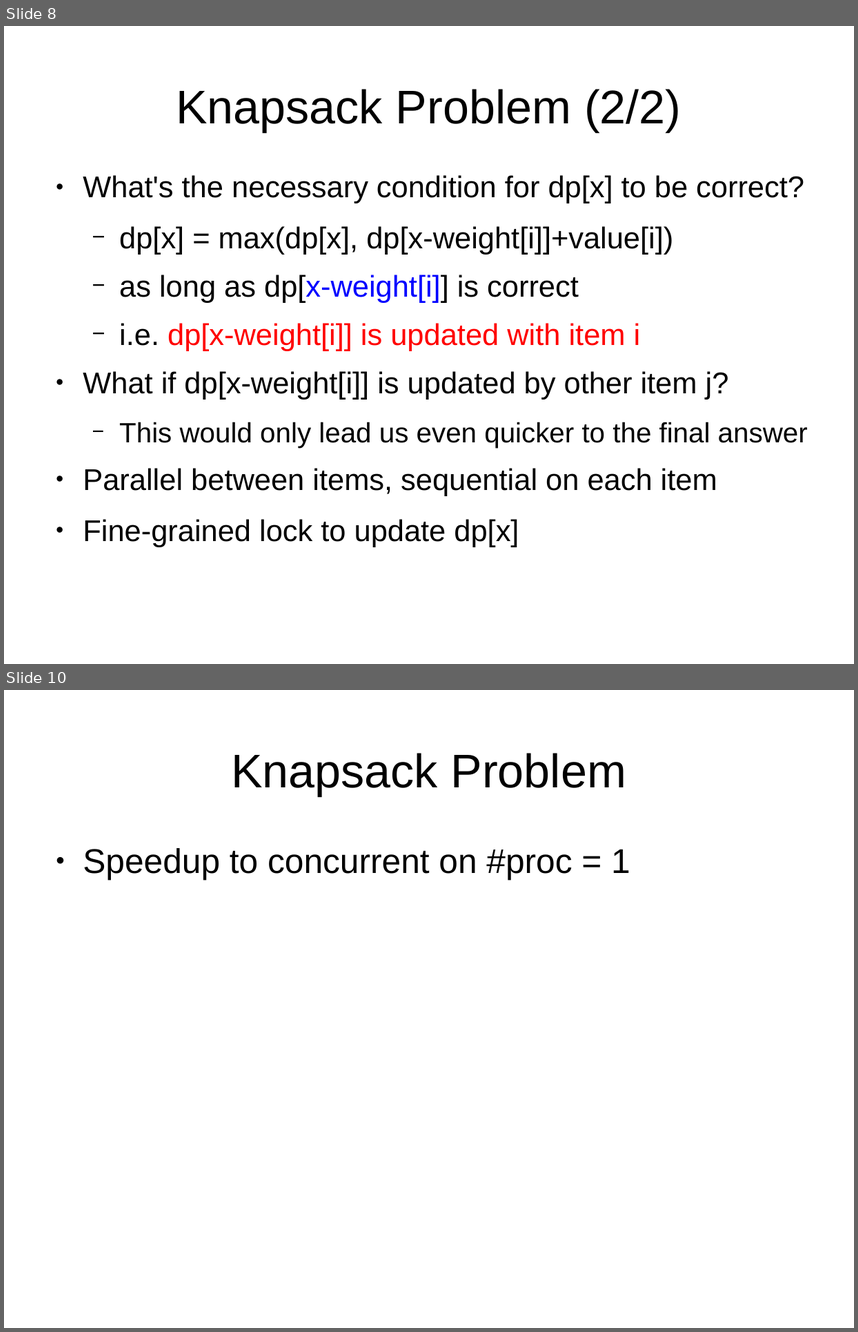
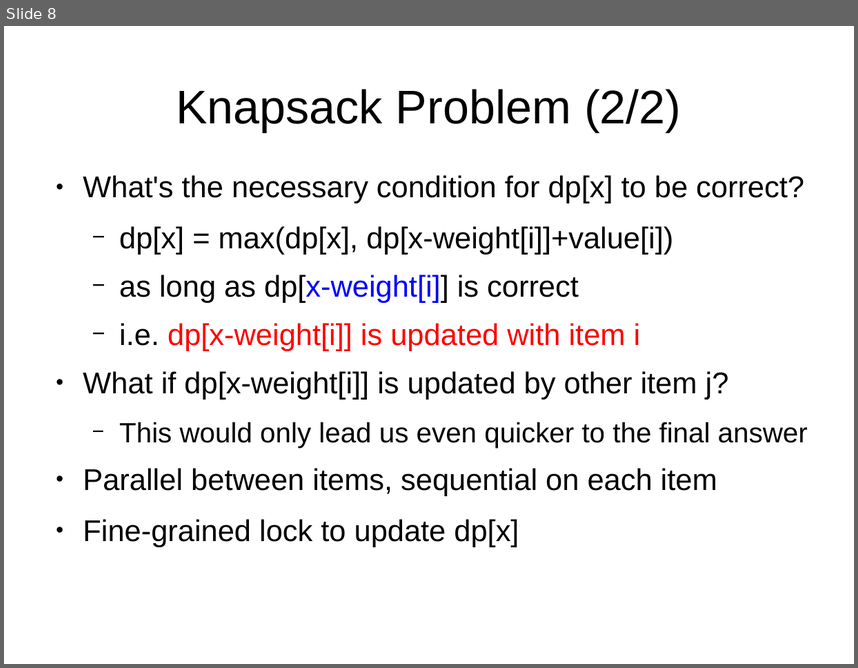
Before and after one commit to ViEiraCaRdOsO/L-FCDS_2015, a slide deck: README.odp. Shown one above the other, each under a label of ours: slides 8 and 10 before the commit, slide 8 after it; the slides between them are not shown. The pictures are 858x1332 and 858x668 pixels, drawn with LibreOffice and Linux fonts; fonts in the diff are those of the drawing. Boxes give left, top, right and bottom in pixels: in the first picture for what was removed or moved away, otherwise in the second. Text is boxed around its words. In the diff, an @@ line names an element or a change of style, - is before the commit and + after.

```diff
--- a/README.odp
+++ b/README.odp
@@ slide 10 removed at [4, 690, 854, 1328], background #FFFFFF @@
@@ title removed at [231, 753, 626, 796] @@
-Knapsack Problem
@@ text removed at [83, 848, 631, 880] @@
-● Speedup to concurrent on #proc = 1
```
Also in this commit, not shown: 6 slides changed, 2 slides added, 1 other slide removed, 11 other files.
